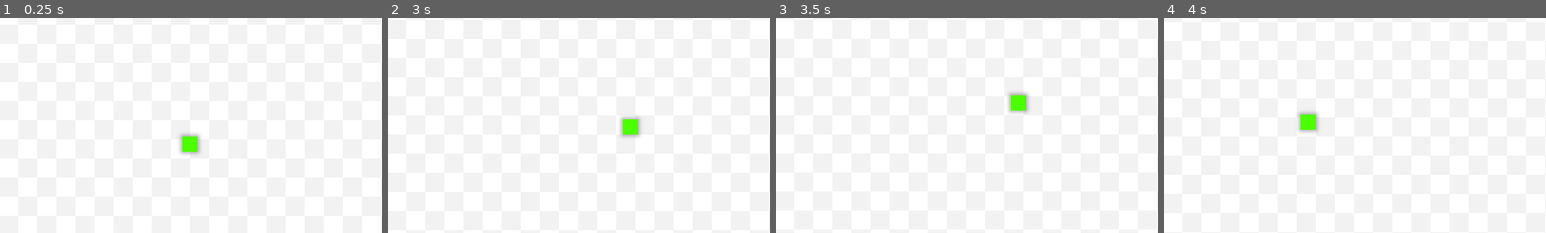
Above: before the commit, frames 1-4 (left to right).
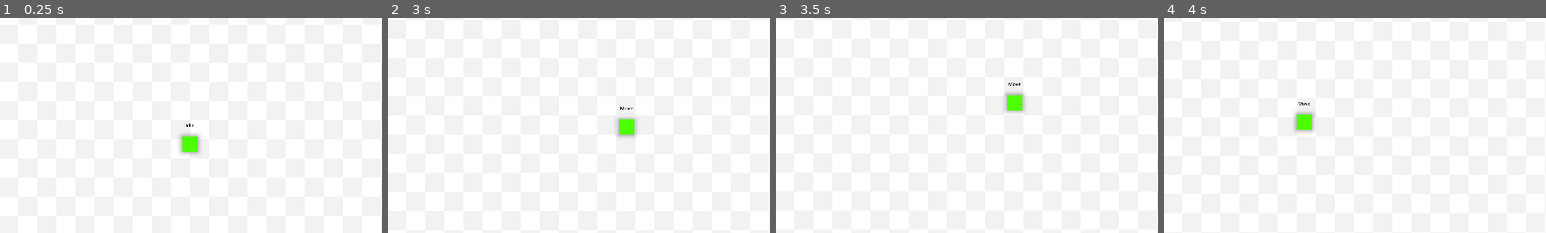
Above: after the commit, the same moments.

Repository: Silicontent/project_dash
Game: Godot game, scene res://scenes/game.tscn
Same seed, same stepped clock (60 frames per second), same inputs: the game is played once before the commit and once after it.
Inputs:
- Up to frame 1 (0.25 s): no input
- Up to frame 2 (3 s): tap Enter at 0.5, 2 s; hold D (mv_right) 0.53-1.28 s; tap Space (mv_dash) at 0.6, 1.25, 1.35, 2.1, 2.75, 2.85 s; hold S (mv_down) 1.28-2.03 s; hold D (mv_right) 2.03-2.78 s; hold W (mv_up) from 2.78 s (still down)
- Up to frame 3 (3.5 s): keep holding W (mv_up)
- Up to frame 4 (4 s): release W (mv_up) at 3.53 s; hold A (mv_left) from 3.53 s (still down); tap Space (mv_dash) at 3.6 s
The pictures show only the part of the screen within x 25-75%, y 21-71%; the shares and areas given below are measured in that part.

The runs differ from the first frame. In frame 1, less than 0.1% of the frame differs, in the area x 48-51%, y 48-51%; in frame 2, 0.3%; in frame 3, 0.3%; in frame 4, 0.3%, in the area x 34-41%, y 39-53%.

Commit message:
Starting player state machine
Added the base StateMachine and State scripts; added base PlayerState script; added Idle and Move states to Player

Diff:
--- a/project.godot
+++ b/project.godot
@@ -21,6 +21,10 @@
 window/size/viewport_height=1080
 window/size/mode=3
 window/stretch/mode="viewport"
+
+[dotnet]
+
+project/assembly_name="Project- Dash"
 
 [input]
 
--- a/scenes/player.tscn
+++ b/scenes/player.tscn
@@ -1,17 +1,24 @@
-[gd_scene load_steps=9 format=3 uid="uid://bve1cfbvshfh"]
+[gd_scene load_steps=13 format=3 uid="uid://bve1cfbvshfh"]
 
 [ext_resource type="Texture2D" uid="uid://comh5glipl3dg" path="res://assets/entities/player.png" id="1_pai8u"]
 [ext_resource type="Script" path="res://scripts/player/player.gd" id="1_ubrvx"]
 [ext_resource type="Texture2D" uid="uid://c6udmlctjjsjf" path="res://assets/entities/drop_shadow.png" id="1_ursq5"]
 [ext_resource type="PackedScene" uid="uid://b4hv2r62dsitt" path="res://scenes/components/health_component.tscn" id="3_81ae2"]
+[ext_resource type="Script" path="res://scripts/state_machine/state_machine.gd" id="4_rjewk"]
 [ext_resource type="PackedScene" uid="uid://d1n31bnnd4fy1" path="res://scenes/components/hitbox_component.tscn" id="4_ujm5p"]
+[ext_resource type="Script" path="res://scripts/player/state_idle.gd" id="5_ymcvx"]
 [ext_resource type="Script" path="res://scripts/player/dash_timer.gd" id="6_vhhde"]
+[ext_resource type="Script" path="res://scripts/player/state_move.gd" id="6_vsqx7"]
 
 [sub_resource type="RectangleShape2D" id="RectangleShape2D_r28rb"]
 size = Vector2(50, 50)
 
 [sub_resource type="RectangleShape2D" id="RectangleShape2D_t351r"]
 size = Vector2(48, 48)
+
+[sub_resource type="LabelSettings" id="LabelSettings_c7mrg"]
+font_size = 20
+font_color = Color(0, 0, 0, 1)
 
 [node name="Player" type="CharacterBody2D"]
 motion_mode = 1
@@ -26,11 +33,15 @@
 [node name="CollisionShape2D" type="CollisionShape2D" parent="."]
 shape = SubResource("RectangleShape2D_r28rb")
 
-[node name="StateMachine" type="Node" parent="."]
+[node name="StateMachine" type="Node" parent="." node_paths=PackedStringArray("initial_state")]
+script = ExtResource("4_rjewk")
+initial_state = NodePath("Idle")
 
 [node name="Idle" type="Node" parent="StateMachine"]
+script = ExtResource("5_ymcvx")
 
 [node name="Move" type="Node" parent="StateMachine"]
+script = ExtResource("6_vsqx7")
 
 [node name="Dash" type="Node" parent="StateMachine"]
 
@@ -47,3 +58,11 @@
 [node name="DashTimer" type="Timer" parent="."]
 one_shot = true
 script = ExtResource("6_vhhde")
+
+[node name="Label" type="Label" parent="."]
+offset_left = -127.0
+offset_top = -93.0
+offset_right = 127.0
+offset_bottom = -48.0
+label_settings = SubResource("LabelSettings_c7mrg")
+horizontal_alignment = 1
--- a/scripts/player/player.gd
+++ b/scripts/player/player.gd
@@ -27,29 +27,33 @@
 	current_speed = BASE_SPEED
 
 
-func _physics_process(_delta: float) -> void:
-	move()
-
-	# determine dash
-	if Input.is_action_just_pressed("mv_dash") and dash_ready:
-		dash_ready = false
-		emit_signal("reset_dash_charge")
+func _process(_delta: float) -> void:
+	$Label.text = $StateMachine.state.name
 
 
 # MOVING ======================================================================
-func move() -> void:
+func move() -> Vector2:
 	# determine move direction
 	var direction := Input.get_vector("mv_left", "mv_right", "mv_up", "mv_down")
 
-	# apply acceleration/friction
-	if direction != Vector2.ZERO:
-		velocity.x = lerp(velocity.x, direction.x * current_speed, ACCELERATION)
-		velocity.y = lerp(velocity.y, direction.y * current_speed, ACCELERATION)
-	else:
-		velocity.x = lerp(velocity.x, 0.0, FRICTION)
-		velocity.y = lerp(velocity.y, 0.0, FRICTION)
+	# apply acceleration
+	velocity.x = lerp(velocity.x, direction.x * current_speed, ACCELERATION)
+	velocity.y = lerp(velocity.y, direction.y * current_speed, ACCELERATION)
 
 	# move the player
+	move_and_slide()
+
+	# used when checking if the player is no longer moving
+	return direction
+
+
+func stop() -> void:
+	print(velocity)
+
+	# apply friction
+	velocity.x = lerp(velocity.x, 0.0, FRICTION)
+	velocity.y = lerp(velocity.y, 0.0, FRICTION)
+
 	move_and_slide()
 
 
--- /dev/null
+++ b/scripts/player/player_state.gd
@@ -0,0 +1,18 @@
+class_name PlayerState
+extends State
+
+# names of all of the states the player can be in
+const IDLE = "Idle"
+const MOVE = "Move"
+const DASH = "Dash"
+const DEAD = "Dead"
+
+# reference to the player for better auto-completion
+var player: Player
+
+
+func _ready() -> void:
+	# set the player reference, throwing an error if the player state is used elsewhere
+	await owner.ready
+	player = owner as Player
+	assert(player != null, "States extending from PlayerState can only be used in the player scene.")
--- /dev/null
+++ b/scripts/player/state_idle.gd
@@ -0,0 +1,9 @@
+extends PlayerState
+
+
+func physics_update(_delta: float) -> void:
+	player.stop()
+
+	var direction := Input.get_vector("mv_left", "mv_right", "mv_up", "mv_down")
+	if direction != Vector2.ZERO:
+		emit_signal("finished", MOVE)
--- /dev/null
+++ b/scripts/player/state_move.gd
@@ -0,0 +1,8 @@
+extends PlayerState
+
+
+func physics_update(_delta: float) -> void:
+	var direction := player.move()
+
+	if direction == Vector2.ZERO:
+		emit_signal("finished", IDLE)
--- /dev/null
+++ b/scripts/state_machine/state.gd
@@ -0,0 +1,27 @@
+class_name State
+extends Node
+
+# sends when the state is finished and wants to transition to another state
+signal finished(next_state_path: String, data: Dictionary)
+
+
+# VIRTUAL FUNCTIONS ===========================================================
+func handle_input(_event: InputEvent) -> void:
+	pass
+
+
+func update(_delta: float) -> void:
+	pass
+
+
+func physics_update(_delta: float) -> void:
+	pass
+
+
+# TRANSITIONING ===============================================================
+func enter(previous_state_path: String, data := {}) -> void:
+	pass
+
+
+func exit() -> void:
+	pass
--- /dev/null
+++ b/scripts/state_machine/state_machine.gd
@@ -0,0 +1,47 @@
+class_name StateMachine
+extends Node
+
+@export var initial_state: State = null
+
+# reference to the current state
+# starts as initial_state or first child state
+@onready var state: State = (func get_initial_state() -> State:
+	return initial_state if initial_state != null else get_child(0)
+).call()
+
+
+func _ready() -> void:
+	# connect every state to this state machine
+	for state_node: State in find_children("*", "State"):
+		state_node.finished.connect(_transition_to_next_state)
+
+	# wait for the root node to fully initialize
+	await owner.ready
+	# enter the initial state
+	state.enter("")
+
+
+func _transition_to_next_state(target_state_path: String, data: Dictionary = {}) -> void:
+	# ensure the state exists, else throw an error
+	if not has_node(target_state_path):
+		printerr(owner.name + ": tried to transition to state " + target_state_path + " but it does not exist.")
+		return
+
+	# get the previous state's name and exit it
+	var previous_state_path := state.name
+	state.exit()
+	# enter the new state
+	state = get_node(target_state_path)
+	state.enter(previous_state_path, data)
+
+
+func _unhandled_input(event: InputEvent) -> void:
+	state.handle_input(event)
+
+
+func _process(delta: float) -> void:
+	state.update(delta)
+
+
+func _physics_process(delta: float) -> void:
+	state.physics_update(delta)
